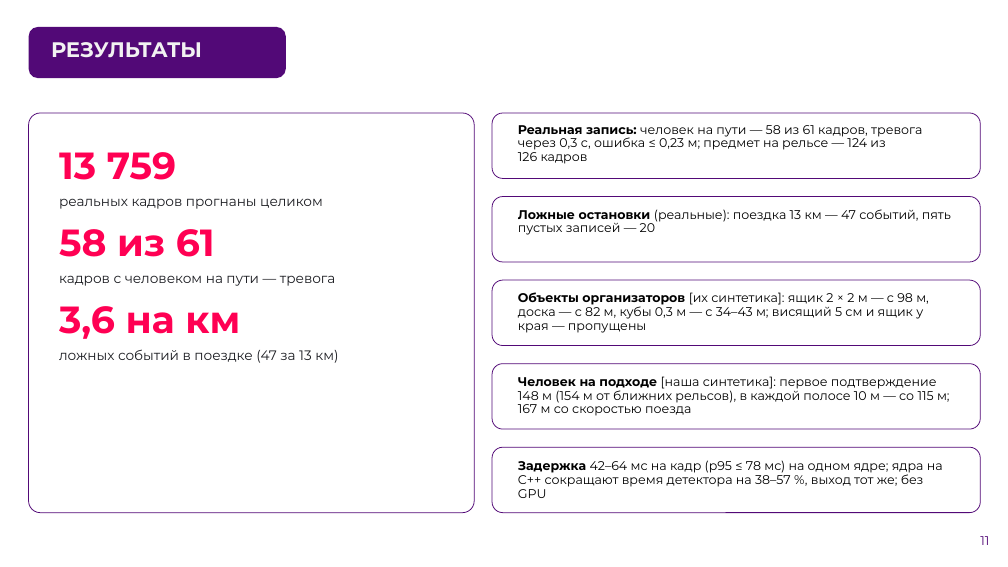
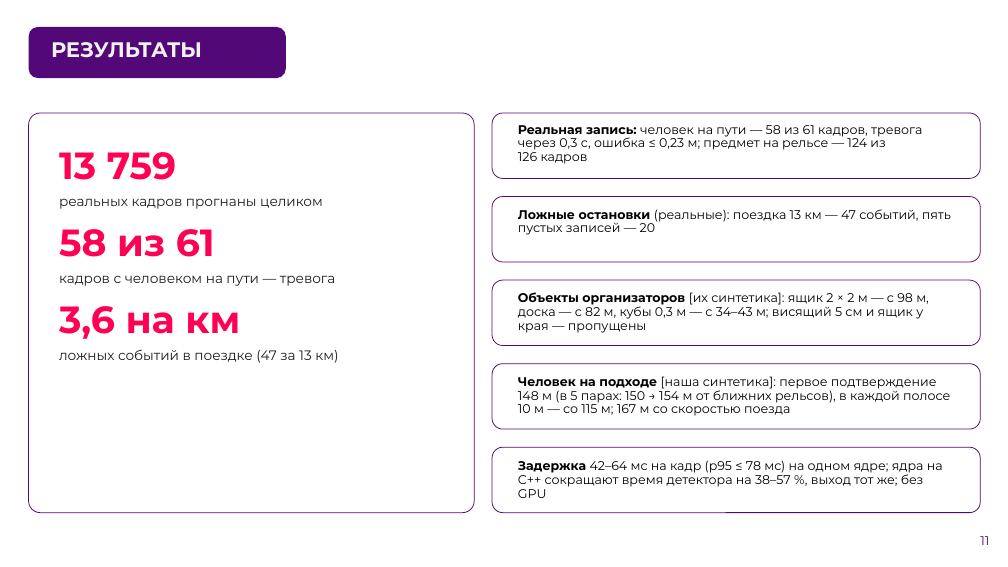
Before and after one commit to pmixay/ReSense, a slide deck: slide 11 of docs/presentation/ReSense_LCT2026.pptx. Drawn at 1008x567 pixels with LibreOffice and Linux fonts; fonts in the diff are those of the drawing; background and template pictures are left out. Boxes give left, top, right and bottom in pixels: in the first picture for what was removed or moved away, otherwise in the second. Text is boxed around its words. In the diff, an @@ line names an element or a change of style, - is before the commit and + after.

```diff
--- a/docs/presentation/ReSense_LCT2026.pptx
+++ b/docs/presentation/ReSense_LCT2026.pptx
@@ text at box(518, 376, 950, 416): text changed @@
-Человек на подходе [наша синтетика]: первое подтверждение 148 м (154 м от ближних рельсов), в каждой полосе 10 м — со 115 м; 167 м со скоростью поезда
+Человек на подходе [наша синтетика]: первое подтверждение 148 м (в 5 парах: 150 → 154 м от ближних рельсов), в каждой полосе 10 м — со 115 м; 167 м со скоростью поезда
```
Also in this commit, not shown: 2 other slides changed, 16 other files.
